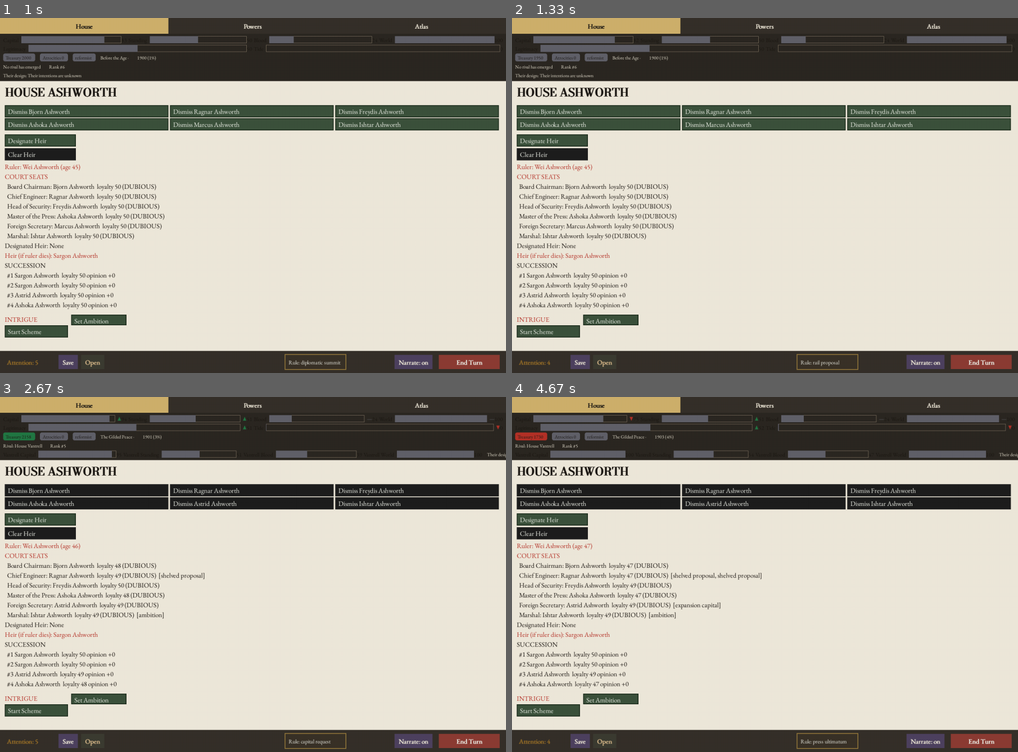
Above: before the commit, frames 1-4 (two rows, left to right).
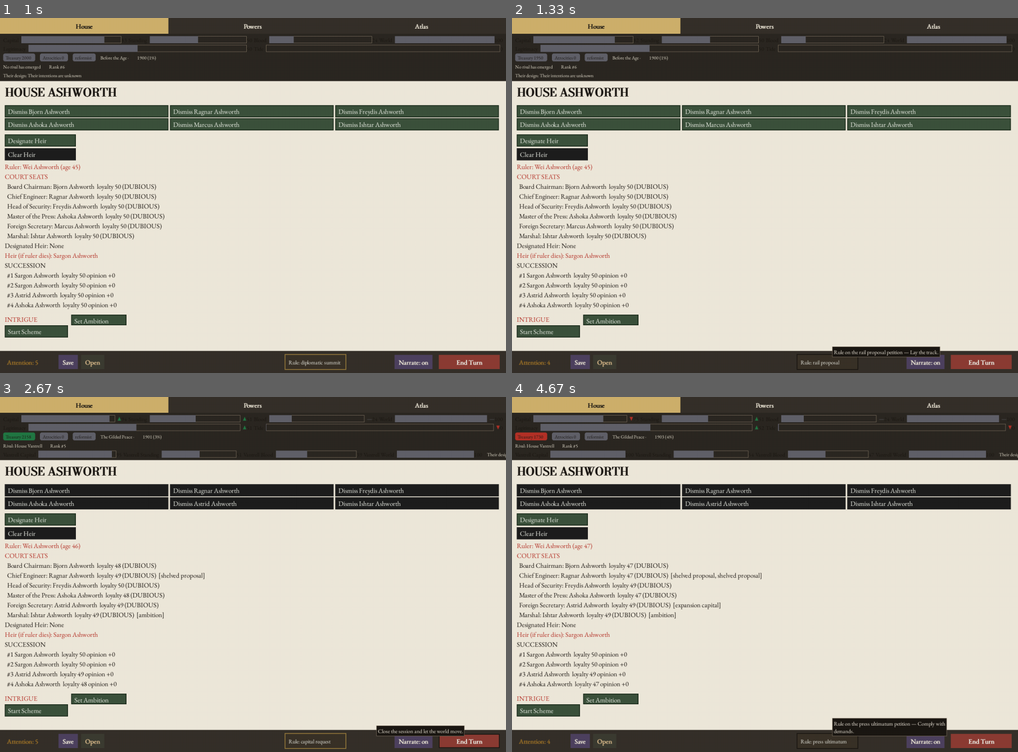
Above: after the commit, the same moments.

Repository: civersen222/Guilded-Age
Game: pygame game, started from gilded/__main__.py
Same seed, same stepped clock (60 frames per second), same inputs: the game is played once before the commit and once after it.
Inputs (mouse positions are in pixels of both pictures, inside the frame that each line leads up to):
- Up to frame 1 (1 s): click "New Game" at 0.38 s; press the mouse at (91, 362) at 0.7 s; move the mouse to (80, 273) at 0.8 s; release the mouse at (70, 184) at 0.93 s
- Up to frame 2 (1.33 s): click "Rule: diplomatic summit" at 1.05 s
- Up to frame 3 (2.67 s): click (182, 499) at 1.38 s; click (384, 542) at 1.72 s; click (430, 666) at 2.05 s; click "End Turn" at 2.38 s
- Up to frame 4 (4.67 s): click (942, 645) at 2.72 s; click "Rule: capital request" at 3.05 s; click (643, 638) at 3.38 s; click "End Turn" at 3.72 s; click (901, 613) at 4.05 s; click "Rule: capital request" at 4.38 s

Frame 1 is identical in both runs. In frame 2, 0.6% of the frame differs, in the area x 56-85%, y 92-100%; in frame 3, 0.5%; in frame 4, 1.2%, in the area x 56-86%, y 90-100%.

Commit message:
c6: step_once handles MOUSEMOTION -> handle_hover (test_mousemotion_stores_hover_pos)

Diff:
--- a/gilded/ui/app.py
+++ b/gilded/ui/app.py
@@ -462,6 +462,8 @@
                 return False
             elif event.key == pygame.K_F5:
                 _quicksave(state)
+        if event.type == pygame.MOUSEMOTION:
+            state.view.handle_hover(event.pos)
         if event.type == pygame.MOUSEBUTTONDOWN and event.button == 1:
             action = state.view.handle_click(event.pos)
             if action is not None:
